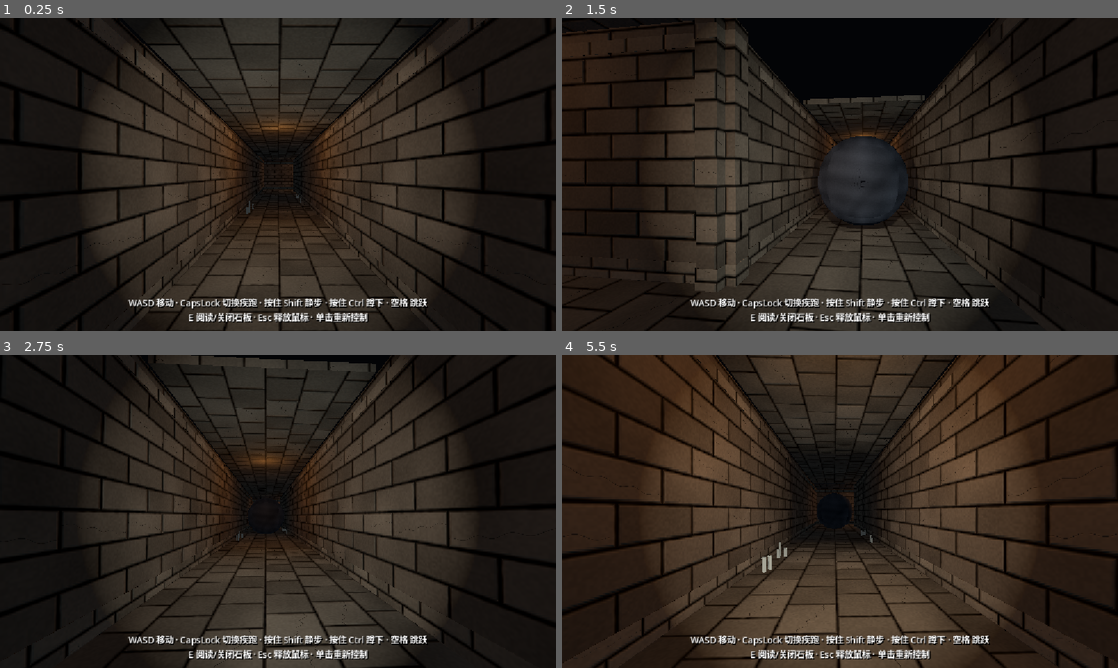
Above: before the commit, frames 1-4 (two rows, left to right).
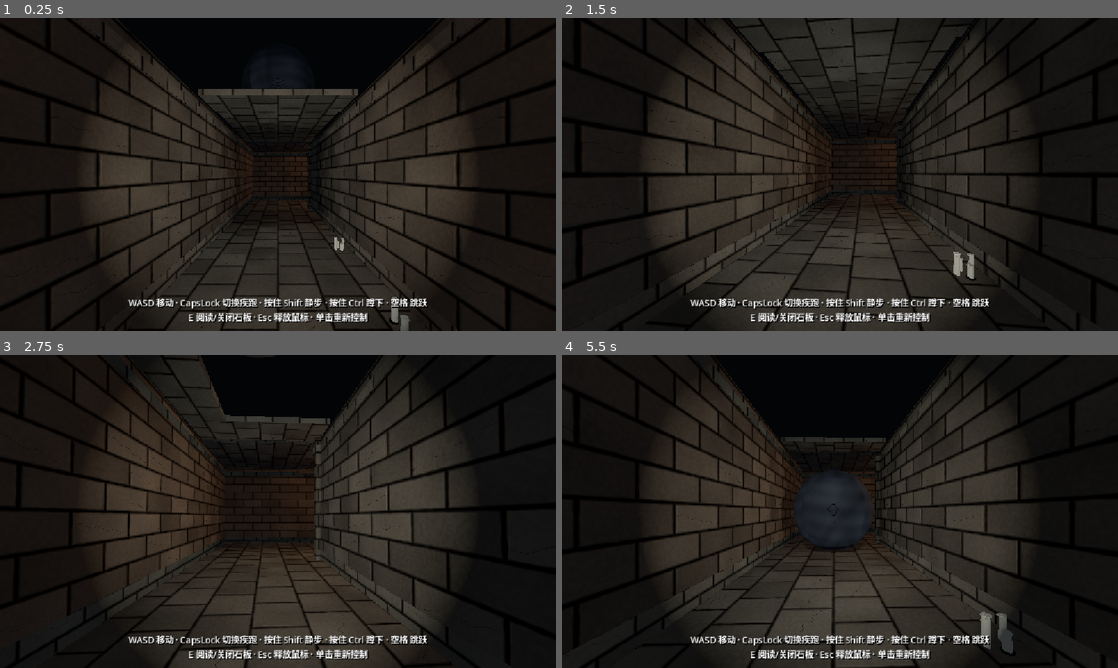
Above: after the commit, the same moments.

Repository: Baron0224/Three-Feet-Under
Game: Godot game, scene res://tomb_corridor.tscn
Two runs of this game, one before a commit and one after it. Both use one fixed random seed, a clock stepped at 60 frames per second and the inputs below.
Inputs (mouse positions are in pixels of both pictures, inside the frame that each line leads up to):
- Up to frame 1 (0.25 s): no input
- Up to frame 2 (1.5 s): tap Enter at 0.5 s; move the mouse to (867, 174) at 0.52 s; press the mouse at (867, 174) at 0.53 s; hold W (move_forward) from 0.53 s (still down); tap Space (jump) at 0.77 s; move the mouse to (812, 174) at 1.27 s; release the mouse at (812, 174) at 1.28 s; tap Ctrl (crouch) at 1.35 s
- Up to frame 3 (2.75 s): keep holding W (move_forward); tap Space (jump) at 1.52 s; move the mouse to (289, 505) at 2.02 s; hold E (interact) from 2.03 s (still down)
- Up to frame 4 (5.5 s): keep holding W (move_forward); move the mouse to (834, 517) at 2.77 s; release E (interact) at 2.78 s; tap Shift (sneak) at 2.85 s; click (834, 517) at 2.92 s; tap Space (jump) at 3.02, 3.77, 4.52 s; move the mouse to (878, 514) at 3.52 s; press the mouse at (878, 514) at 3.53 s; move the mouse to (795, 508) at 4.27 s; release the mouse at (795, 508) at 4.28 s; tap Ctrl (crouch) at 4.35 s; move the mouse to (845, 511) at 5.02 s; hold E (interact) from 5.03 s (still down); click (845, 511) at 5.17 s

The runs differ from the first frame. In frame 1, 22% of the frame differs, in the area x 0-100%, y 0-100%; in frame 2, 26%; in frame 3, 18%; in frame 4, 58%.

Commit message:
move west boulder trap to opposite (west) end of Floor003

Diff:
--- a/three-feet-under/rolling_boulder_trap.gd
+++ b/three-feet-under/rolling_boulder_trap.gd
@@ -12,8 +12,8 @@
 @export var hatch_width := 4.3
 @export var panel_thickness := 0.18
 @export var drop_local_x := 0.0
-@export var rest_local_x := -26.5
-@export var trigger_local_x := 0.0
+@export var rest_local_x := -3.0
+@export var trigger_local_x := 2.5
 @export var trigger_size := Vector3(4.0, 2.4, 4.0)
 @export var slide_distance := 4.6
 @export var slide_seconds := 0.55
--- a/three-feet-under/rolling_boulder_trap.tscn
+++ b/three-feet-under/rolling_boulder_trap.tscn
@@ -9,5 +9,5 @@
 ceiling_height = 4.8
 hatch_length = 5.5
 drop_local_x = 0.0
-rest_local_x = -26.5
-trigger_local_x = 0.0
+rest_local_x = -3.0
+trigger_local_x = 2.5
--- a/three-feet-under/tomb_corridor.tscn
+++ b/three-feet-under/tomb_corridor.tscn
@@ -2477,7 +2477,7 @@
 transform = Transform3D(1, 0, 0, 0, 1, 0, 0, 0, 1, 0, 2.41, 17.55)
 
 [node name="player" type="CharacterBody3D" parent="." unique_id=144523109]
-transform = Transform3D(0, 0, 1, 0, 1, 0, -1, 0, 0, -28, 1.2, -76.5)
+transform = Transform3D(0, 0, 1, 0, 1, 0, -1, 0, 0, -42, 1.2, -76.5)
 script = ExtResource("1_et3i4")
 
 [node name="CollisionShape3D" type="CollisionShape3D" parent="player" unique_id=2089584757]
@@ -6287,13 +6287,13 @@
 omni_range = 12.0
 
 [node name="RollingBoulderTrap" parent="." instance=ExtResource("RollingBoulder")]
-transform = Transform3D(1, 0, 0, 0, 1, 0, 0, 0, 1, -28, 0, -76.5)
+transform = Transform3D(1, 0, 0, 0, 1, 0, 0, 0, 1, -52, 0, -76.5)
 
 [node name="BoulderTrapRespawn" type="Marker3D" parent="."]
-transform = Transform3D(1, 0, 0, 0, 1, 0, 0, 0, 1, -22, 1.2, -76.5)
+transform = Transform3D(1, 0, 0, 0, 1, 0, 0, 0, 1, -40, 1.2, -76.5)
 
 [node name="BoulderTrapTestSpawn" type="Marker3D" parent="."]
-transform = Transform3D(0, 0, 1, 0, 1, 0, -1, 0, 0, -28, 1.2, -76.5)
+transform = Transform3D(0, 0, 1, 0, 1, 0, -1, 0, 0, -42, 1.2, -76.5)
 
 [node name="ArtDetails" parent="." unique_id=959751455 instance=ExtResource("Art_details")]
 transform = Transform3D(1.5, 0, 0, 0, 1.5, 0, 0, 0, 1.5, 0, 0, 0)
